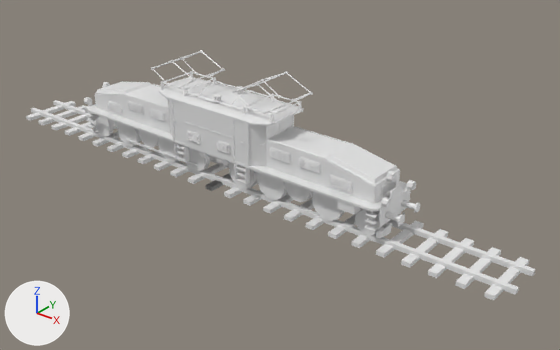
The Blender file docu/crocodile_demo.blend: old version first, new version second.
The view is the same before and after, from a 50 mm lens placed at (5.67, -6.16, 4.09), pointed at (0.62, 0.16, 0.17). The axes (+X, +Y, +Z) are drawn at lower left. The lights are the same throughout. The first picture is the older version.

Names of what the first picture shows: 'Crocodile Ce 6/8', 'Rails'.
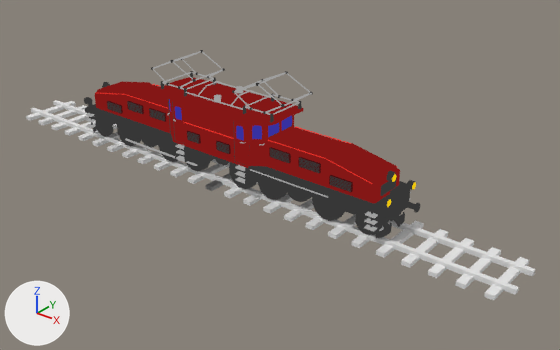
Boxes (x1, y1, x2, y2) around the edits, measured in the pictures (560 x 350 px):
'Crocodile Ce 6/8', recoloured (darker): (84, 50, 420, 238) in both

Edits to the bpy script that builds the scene:
```text
Change mat_display_material_vertx_artist:
    remove n0 = _N.new('ShaderNodeBsdfPrincipled'); n0.name = 'Principled BSDF'
    remove n0.inputs[2].default_value = 0.4  # 'Roughness'
    where n1 = _N.new('ShaderNodeOutputMaterial'); n1.name = 'Material Output'
    remove _L.new(n0.outputs[0], n1.inputs[0])  # 'BSDF' to 'Surface'
    add n2 = _N.new('ShaderNodeVertexColor'); n2.name = 'Color Attribute'
    add n2.layer_name = 'gradient alpha'
    add n3 = _N.new('ShaderNodeMixRGB'); n3.name = 'Mix (Legacy)'
    add n3.blend_type = 'ADD'
    add n3.inputs[0].default_value = 1.0  # 'Factor'
    add n4 = _N.new('ShaderNodeVertexColor'); n4.name = 'Color Attribute.001'
    add _L.new(n4.outputs[0], n3.inputs[2])  # 'Color' to 'Color2'
    add _L.new(n2.outputs[0], n3.inputs[1])  # 'Color' to 'Color1'
    add _L.new(n3.outputs[0], n1.inputs[0])  # 'Color' to 'Surface'
```
